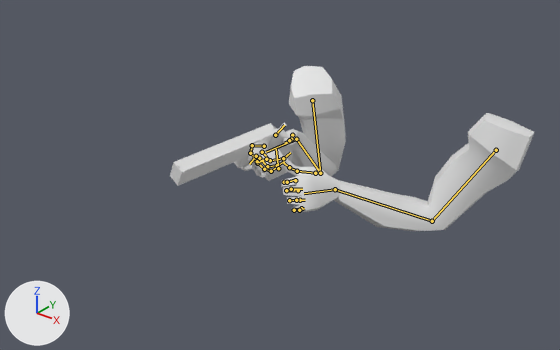
The Blender file BlenderTutorial/Arms.blend: old version first, new version second.
The view is the same before and after, from a 50 mm camera at (1.6, -2.84, 1.3) aimed at (-0.18, -0.62, -0.07). Lighting does not change. The marker at lower left points along +X, +Y and +Z. The first picture is the older version. Both versions are drawn at frame 2 of the action 'RevolverReload'; the numbers are the values there. The bones that bend it are drawn over the model as lines.

The first picture shows 'armMesh', 'gunCylinderMesh', 'gunHammerMesh', 'gunMesh'.
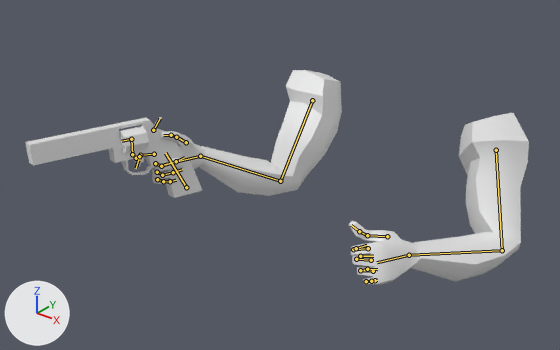
Pixel boxes (x1, y1, x2, y2) of what changed, in the pictures (560 x 350 px):
```json
{"object": "armMesh", "change": "posed", "before": [253, 66, 534, 231], "after": [134, 70, 529, 284], "on screen": "40% wider, 30% taller"}
{"object": "gunMesh", "change": "posed", "before": [170, 123, 292, 186], "after": [26, 117, 203, 198], "on screen": "45% wider, 28% taller"}
{"object": "gunCylinderMesh", "change": "posed", "before": [251, 147, 285, 177], "after": [119, 126, 149, 153]}
{"object": "gunHammerMesh", "change": "posed", "before": [277, 123, 286, 133], "after": [155, 117, 162, 128]}
{"object": "gunTriggerMesh", "change": "posed", "after": [134, 157, 141, 169], "on screen": "not visible before"}
{"bone": "gunCylinder", "before": "(257, 161) to (266, 159)", "after": "(132, 154) to (131, 139)"}
```

The change, as JSON lines over the scene's bpy script:
```json
{"block": "bone_guncylinder", "where": "bone_guncylinder = bpy.data.objects['Armature'].pose.bones['gunCylinder']  # child of 'gunRoot'"}
{"op": "set", "path": "bone_guncylinder.location", "old": "(-0.053, 0.0, 0.0)", "new": "(-0.014, 0.0, 0.0)"}
{"op": "set", "path": "bone_guncylinder.rotation_quaternion", "old": "(0.954, 0.0, 0.0, 0.299)", "new": "(0.983, 0.0, 0.0, 0.093)", "note": "degrees (0, 0, 35) -> degrees (0, 0, 11)"}
{"block": "bone_ik_controller_elbow_l", "where": "bone_ik_controller_elbow_l = bpy.data.objects['Armature'].pose.bones['ik.controller.elbow.l']  # child of 'root'"}
{"op": "set", "path": "bone_ik_controller_elbow_l.location", "old": "(-0.075, -0.62, -0.144)", "new": "(0.167, -0.243, -0.163)"}
{"op": "set", "path": "bone_ik_controller_elbow_l.rotation_quaternion", "old": "(0.849, 0.019, 0.522, -0.082)", "new": "(0.629, 0.121, 0.736, -0.092)", "note": "degrees (-7, 63, -15) -> degrees (-6, 99, -24)"}
{"block": "bone_ik_elbow_target_l", "where": "bone_ik_elbow_target_l = bpy.data.objects['Armature'].pose.bones['ik.elbow.target.l']  # child of 'ik.controller.elbow.l'"}
{"op": "set", "path": "bone_ik_elbow_target_l.location", "old": "(0.184, 0.272, 0.376)", "new": "(0.007, 0.226, 0.273)"}
{"block": "bone_ik_controller_elbow_r", "where": "bone_ik_controller_elbow_r = bpy.data.objects['Armature'].pose.bones['ik.controller.elbow.r']  # child of 'root'"}
{"op": "set", "path": "bone_ik_controller_elbow_r.location", "old": "(0.505, -0.47, -0.239)", "new": "(0.016, -0.255, -0.272)"}
```
